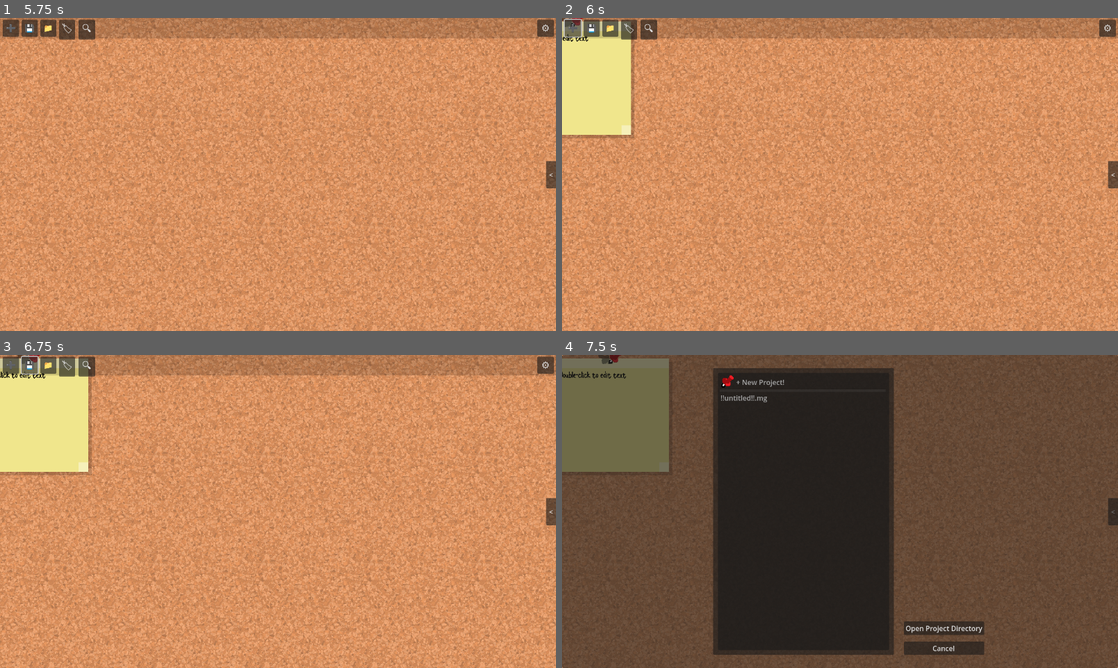
Above: before the commit, frames 1-4 (two rows, left to right).
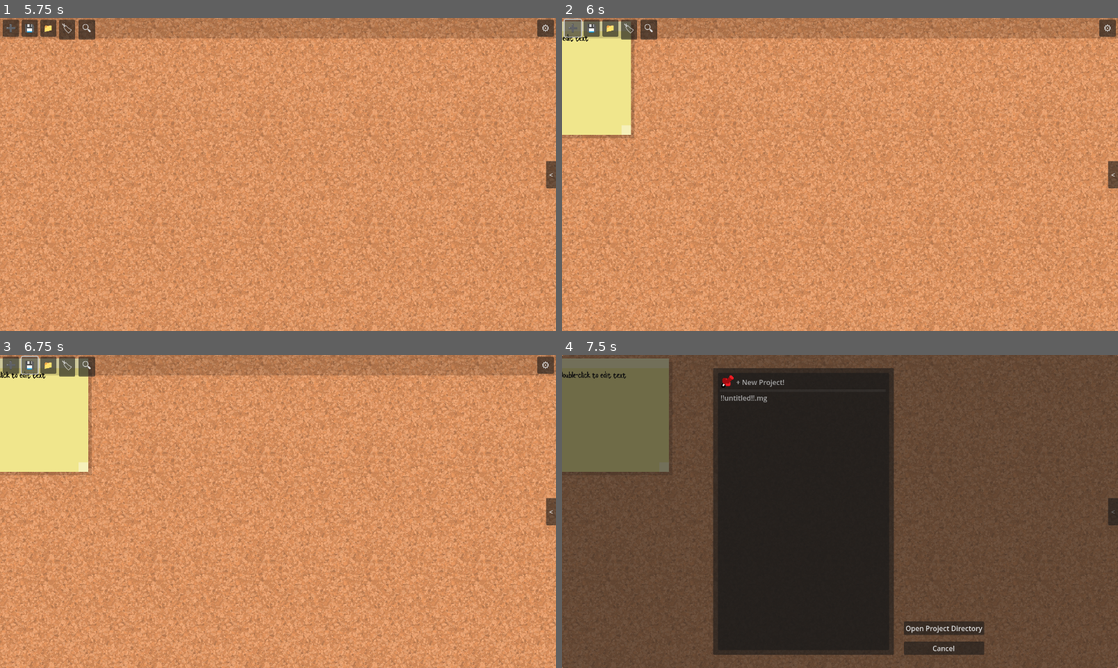
Above: after the commit, the same moments.

Repository: KaniSama/MindographGD
Game: Godot game, scene res://scenes/workspace.tscn
Same seed, same stepped clock (60 frames per second), same inputs: the game is played once before the commit and once after it.
Inputs:
- Up to frame 1 (5.75 s): click "<" at 0.5 s; click "Open Project Directory" at 1.25 s; click "<" at 2 s; click "Open Project Directory" at 2.75 s; click "<" at 3.5 s; click "Open Project Directory" at 4.25 s; click "Cancel" at 5 s
- Up to frame 2 (6 s): click "➕" at 5.75 s
- Up to frame 3 (6.75 s): click "💾" at 6.5 s
- Up to frame 4 (7.5 s): click "📁" at 7.25 s

Frame 1 is identical in both runs. In frame 2, less than 0.1% of the frame differs, in the area x 0-4%, y 0-3%; in frame 3, less than 0.1%; in frame 4, less than 0.1%, in the area x 6-11%, y 0-3%.

Commit message:
Bookmark renaming

Diff:
--- a/project.godot
+++ b/project.godot
@@ -16,6 +16,8 @@
 config/use_custom_user_dir=true
 config/custom_user_dir_name="Mindograph"
 config/features=PackedStringArray("4.2", "Forward Plus")
+run/low_processor_mode=true
+run/delta_smoothing=false
 boot_splash/bg_color=Color(0.141176, 0.141176, 0.141176, 1)
 boot_splash/image="res://demo/mindograph_splash.png"
 boot_splash/use_filter=false
@@ -33,6 +35,10 @@
 [dotnet]
 
 project/assembly_name="Mindograph"
+
+[editor_plugins]
+
+enabled=PackedStringArray("res://addons/Asset_Drawer/plugin.cfg")
 
 [input]
 
--- a/scenes/HUD.tscn
+++ b/scenes/HUD.tscn
@@ -242,6 +242,7 @@
 offset_right = 0.77
 offset_bottom = 32.0
 grow_vertical = 2
+tooltip_text = "Bookmarks"
 text = "<"
 
 [node name="BookmarkScroll" type="ScrollContainer" parent="CanvasLayer/BookmarkList"]
--- /dev/null
+++ b/scenes/LineEditWindow.tscn
@@ -0,0 +1,16 @@
+[gd_scene format=3 uid="uid://c43wlqiiv8xw3"]
+
+[node name="LineEditWindow" type="AcceptDialog"]
+title = "Name"
+initial_position = 2
+size = Vector2i(458, 88)
+visible = true
+
+[node name="LineEdit" type="LineEdit" parent="."]
+anchors_preset = 10
+anchor_right = 1.0
+offset_left = 8.0
+offset_top = 8.0
+offset_right = 450.0
+offset_bottom = 39.0
+grow_horizontal = 2
--- a/note/note.gd
+++ b/scenes/note/note.gd
@@ -46,7 +46,7 @@
 	exitTextEditMode(false)
 	#requestLastColour(self)
 
-func _process(delta):
+func _process(_delta):
 	if (!pinned):
 		if (dragging):
 			drag()
--- a/note/note.tscn
+++ b/scenes/note/note.tscn
@@ -1,8 +1,8 @@
 [gd_scene load_steps=11 format=3 uid="uid://ddeucfi3rye2c"]
 
-[ext_resource type="Script" path="res://note/note.gd" id="1_gr2mf"]
-[ext_resource type="Theme" uid="uid://bia5m7q7lf4el" path="res://theme/NotePanels.tres" id="2_yj778"]
-[ext_resource type="Texture2D" uid="uid://derhk0nr7e4rj" path="res://sprites/sPin.png" id="3_gm0tl"]
+[ext_resource type="Script" path="res://scenes/note/note.gd" id="1_gt1lb"]
+[ext_resource type="Theme" uid="uid://bia5m7q7lf4el" path="res://theme/NotePanels.tres" id="2_aiym7"]
+[ext_resource type="Texture2D" uid="uid://derhk0nr7e4rj" path="res://sprites/sPin.png" id="3_0bu4t"]
 
 [sub_resource type="StyleBoxEmpty" id="StyleBoxEmpty_2fyyi"]
 
@@ -30,7 +30,7 @@
 offset_right = 267.0
 offset_bottom = 261.0
 theme_override_styles/panel = SubResource("StyleBoxEmpty_2fyyi")
-script = ExtResource("1_gr2mf")
+script = ExtResource("1_gt1lb")
 
 [node name="NoteContainer" type="Control" parent="."]
 layout_mode = 1
@@ -150,6 +150,7 @@
 flat = true
 
 [node name="PinIcon2" type="TextureRect" parent="NoteContainer"]
+visible = false
 modulate = Color(0, 0, 0, 0.47451)
 texture_filter = 1
 layout_mode = 1
@@ -163,11 +164,12 @@
 grow_horizontal = 2
 rotation = -1.71391
 mouse_filter = 2
-texture = ExtResource("3_gm0tl")
+texture = ExtResource("3_0bu4t")
 expand_mode = 1
 stretch_mode = 2
 
 [node name="PinIcon" type="TextureRect" parent="NoteContainer"]
+visible = false
 y_sort_enabled = true
 texture_filter = 1
 layout_mode = 1
@@ -180,11 +182,12 @@
 offset_bottom = 16.0
 grow_horizontal = 2
 mouse_filter = 2
-texture = ExtResource("3_gm0tl")
+texture = ExtResource("3_0bu4t")
 expand_mode = 1
 stretch_mode = 2
 
 [node name="DropShadow" type="Panel" parent="NoteContainer"]
+visible = false
 show_behind_parent = true
 layout_mode = 1
 anchors_preset = 15
--- a/scripts/HUDElements/HUD.gd
+++ b/scripts/HUDElements/HUD.gd
@@ -72,7 +72,7 @@
 	# Set swatches to only have the default note colour
 	setColorPickerPresets([currentColour])
 
-func _process(delta):
+func _process(_delta):
 	linkDrawer.visible = drawingLink
 	colorPickerBackdrop.visible = coloring
 
@@ -211,7 +211,7 @@
 	bookmarkList.clear()
 	for __i in _bookmarks:
 		bookmarkList.add_item(__i.bm_name)
-		printt(__i.bm_name)
+		#DELETE printt(__i.bm_name)
 
 
 
@@ -376,7 +376,7 @@
 	emit_signal("OpenProjectRequested", projectName)
 	showProjectList(false)
 
-func _on_project_list_container_item_clicked(index, at_position, mouse_button_index):
+func _on_project_list_container_item_clicked(index, _at_position, _mouse_button_index):
 	if (index == 0):
 		showProjectList(false)
 		showProjectNameChangeDialogWindow()
--- a/scripts/HUDElements/LinkDrawer.gd
+++ b/scripts/HUDElements/LinkDrawer.gd
@@ -11,7 +11,7 @@
 			3, 5, false
 		)
 
-func _process(delta):
+func _process(_delta):
 		if (linkDrawer.visible):
 			position = find_parent("Workspace").find_child("Camera2D").position
 
--- a/scripts/NoteList.gd
+++ b/scripts/NoteList.gd
@@ -22,9 +22,9 @@
 func _____OVERRIDES():pass
 
 func _ready():
-	noteResource = preload("res://note/note.tscn")
-
-func _process(delta):
+	noteResource = preload("res://scenes/note/note.tscn")
+
+func _process(_delta):
 #	if (Input.is_action_just_pressed("debug")):
 #		for n in get_children():
 #			print(n.UID)
@@ -183,7 +183,7 @@
 
 func getAllNoteConnections(note : Note) -> Array[ Note ]:
 	var _con = connections.filter(func(x): return note in x)
-	var _output : Array [ Note ]
+	var _output : Array [ Note ] = []
 	for __i in _con:
 		_output.append(__i[1] if __i[0]==note else __i[0])
 	return _output
--- a/scripts/Workspace/AppSettingsWindow.gd
+++ b/scripts/Workspace/AppSettingsWindow.gd
@@ -71,7 +71,7 @@
 
 	HTTPrequester.request("https://api.github.com/repos/KaniSama/MindographGD/releases/latest")
 
-func _on_request_completed(result, response_code, headers, body):
+func _on_request_completed(result, response_code, _headers, body):
 
 	if (result != OK || response_code != 200):
 		return
--- a/scripts/Workspace/LinkDrawer.gd
+++ b/scripts/Workspace/LinkDrawer.gd
@@ -22,7 +22,7 @@
 			# delete connection from array
 			noteList.connections.erase(i)
 
-func _process(delta):
+func _process(_delta):
 	position = camera.position
 	queue_redraw()
 
--- a/scripts/Workspace/bookmark.gd
+++ b/scripts/Workspace/bookmark.gd
@@ -1,7 +1,8 @@
 class_name Bookmark
 extends TextureRect
 
-signal NameChanged(_old_name : String, _new_name : String)
+signal NameChangeRequested
+signal NameChanged#MAYBE (_old_name : String, _new_name : String)
 
 @onready var bm_name_panel = $PanelContainer
 @onready var bm_name_label = $PanelContainer/BookmarkNameLabel
@@ -12,9 +13,9 @@
 	get:
 		return bm_name
 	set(_value):
-		emit_signal("NameChanged", bm_name, _value)
 		bm_name = _value
 		bm_name_label.text = _value
+		emit_signal("NameChanged")#MAYBE , bm_name, _value)
 
 
 ########################################### OVERRIDES
@@ -36,7 +37,13 @@
 func _____SIGNALS(): pass
 
 
-func _on_gui_input(event):
+func _on_gui_input(event) -> void:
+
+	if (event is InputEventMouseButton):
+		if (event.double_click):
+			emit_signal("NameChangeRequested")
+			return
+
 	if event.is_action_pressed("lmb"):
 		dragging = true
 		offset = global_position - get_global_mouse_position()
--- a/scripts/Workspace/workspace.gd
+++ b/scripts/Workspace/workspace.gd
@@ -22,6 +22,8 @@
 var ProjectList : Array = []
 var Modified : bool = false
 
+var lineEditWindowResource : PackedScene = preload("res://scenes/LineEditWindow.tscn")
+
 @onready var hud : Node = $HUD
 @onready var noteList : Node = $NoteList
 
@@ -392,21 +394,6 @@
 	return _result
 
 
-func CreateBookmark() -> Bookmark:
-	var _bookmark = bookmarks.createBookmark()
-	_bookmark.tree_exiting.connect(DestroyBookmark.bind(_bookmark))
-	_bookmark.NameChanged.connect(UpdateBookmarkList)
-	#Bookmarks.append(_bookmark)
-	UpdateBookmarkList()
-	return _bookmark
-func DestroyBookmark(_bookmark : Bookmark) -> void:
-	#Bookmarks.erase(_bookmark)
-	pass
-func UpdateBookmarkList() -> void:
-	var __bookmarkList = bookmarks.get_children()
-	hud.setBookmarkList(__bookmarkList)
-
-
 func UpdateConfigFromSettings(_key : String, _value : Variant):
 	setConfigKey(_key, _value)
 
@@ -426,6 +413,49 @@
 	configFile.store_line(JSON.stringify(config,"\t",false,true))
 	configFile.flush()
 	configFile.close()
+
+
+
+######################################################## BOOKMARKS
+func _____BOOKMARKS()->void:pass
+
+
+func CreateBookmark() -> Bookmark:
+	var _bookmark = bookmarks.createBookmark()
+	_bookmark.tree_exited.connect(DestroyBookmark)#MAYBE .bind(_bookmark))
+	_bookmark.NameChangeRequested.connect(RenameBookmark.bind(_bookmark))
+	_bookmark.NameChanged.connect(UpdateBookmarkList)
+	#DELETE Bookmarks.append(_bookmark)
+	UpdateBookmarkList()
+	return _bookmark
+
+func DestroyBookmark():#MAYBE _bookmark : Bookmark) -> void:
+	UpdateBookmarkList()
+
+func UpdateBookmarkList() -> void:
+	var __bookmarkList = bookmarks.get_children()
+	hud.setBookmarkList(__bookmarkList)
+
+func RenameBookmark(_bookmark : Bookmark) -> void:
+	var _rename_window : AcceptDialog = lineEditWindowResource.instantiate()
+	add_child(_rename_window)
+	_rename_window.title = "Bookmark " + _rename_window.title
+
+	var __lineEdit : LineEdit = _rename_window.get_child(0)
+	__lineEdit.text = _bookmark.bm_name
+
+	_rename_window.popup()
+	_rename_window.confirmed.connect(
+		func():
+			_bookmark.bm_name = __lineEdit.text
+			_rename_window.queue_free()
+	)
+	#TODO: Restrict the new name to names which don't exist yet
+
+func BookmarkFocus(_bm_name : String) -> void:
+	#TODO: focus camera on the selected bookmark based on
+	pass
+
 
 
 ######################################################## GET / SETTERS
--- a/theme/NotePanels.tres
+++ b/theme/NotePanels.tres
@@ -1,6 +1,6 @@
 [gd_resource type="Theme" load_steps=7 format=3 uid="uid://bia5m7q7lf4el"]
 
-[ext_resource type="FontFile" uid="uid://nx0bsdvw0qx8" path="res://note/Sticky Notes.ttf" id="1_g67jn"]
+[ext_resource type="FontFile" uid="uid://nx0bsdvw0qx8" path="res://scenes/note/Sticky Notes.ttf" id="1_g67jn"]
 
 [sub_resource type="StyleBoxEmpty" id="StyleBoxEmpty_mc2b2"]
 
Not shown, added: addons/Asset_Drawer/AssetDrawerShortcut.tres
Not shown, added: addons/Asset_Drawer/FileSystem.gd
Not shown, added: addons/Asset_Drawer/plugin.cfg
Renamed: note/Sticky Notes.ttf -> scenes/note/Sticky Notes.ttf
Not shown, changed: scenes/note/Sticky Notes.ttf.import
Not shown: 1 places in scenes/note/note.tscn that only renumber resources
